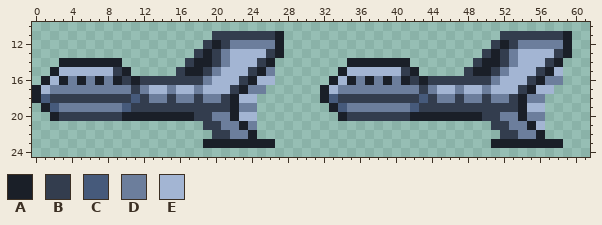
File history of a pixel-art sprite, assets/sprites/enemy_ship_1.png. That is the earlier state.
The file is 64x32 pixels. Shown: x 0..61, y 10..24.
Palette (. is transparent): A #1a1f28  B #333d4e  C #465a7b  D #6c7e9c  E #a3b5d3
Pixels before, first column x 0:
11 ....................BBBBBBBA........................BBBBBBBA
12 ...................BABDDDDDA.......................BABDDDDDA
13 ..................BABDEEEEBA......................BABDEEEEBA
14 ...AAAAAAA.......BAABDEEEBA........AAAAAAA.......BAABDEEEBA.
15 ..AEEEEEEBA.....BAABDEEEBAD.......AEEEEEEBA.....BAABDEEEBAE.
16 .AEADADADABABBBBBBBDEEEBAEE......AEADADADABABBBBBBBDEEEBADD.
17 AEDDDDDDDDDBDEEDEEDEEEBADD......AEDDDDDDDDDBDEEDEEDEEEBAEE..
18 ACBBBBBBBBBCBDDBDDBDDBAEE.......ACBBBBBBBBBCBDDBDDBDDBADD...
19 .ACDDDDDDDCBBBBBBBBBBBADD........ACDDDDDDDCBBBBBBBBBBBAEE...
20 ..ABBBBBBBAAAAAAAABBDDAEE.........ABBBBBBBAAAAAAAABBDDADD...
21 ...................BBDDAD..........................BBDDAE...
22 ....................BBDDA...........................BBDDA...
23 ...................AAAAAAAA........................AAAAAAAA.
New version:
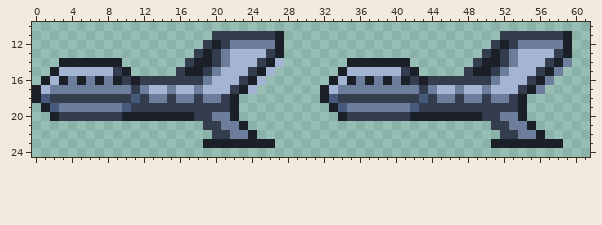
The exact change:
Colour D now appears in row 14 at x 59.
The author changed colour E to colour D in row 15 at x 58; in row 17 at x 56.
Colour E now appears in row 14 at x 27.
The author changed colour D to colour E in row 15 at x 26; in row 17 at x 24.
The edit erases colour D in row 16 at x 58; in row 17 at x 25; in row 18 at x 55 to 56; in row 19 at x 23 to 24; in row 20 at x 55 to 56; in row 21 at x 24.
The edit erases colour E in row 16 at x 26; in row 17 at x 57; in row 18 at x 23 to 24; in row 19 at x 55 to 56; in row 20 at x 23 to 24; in row 21 at x 56.
